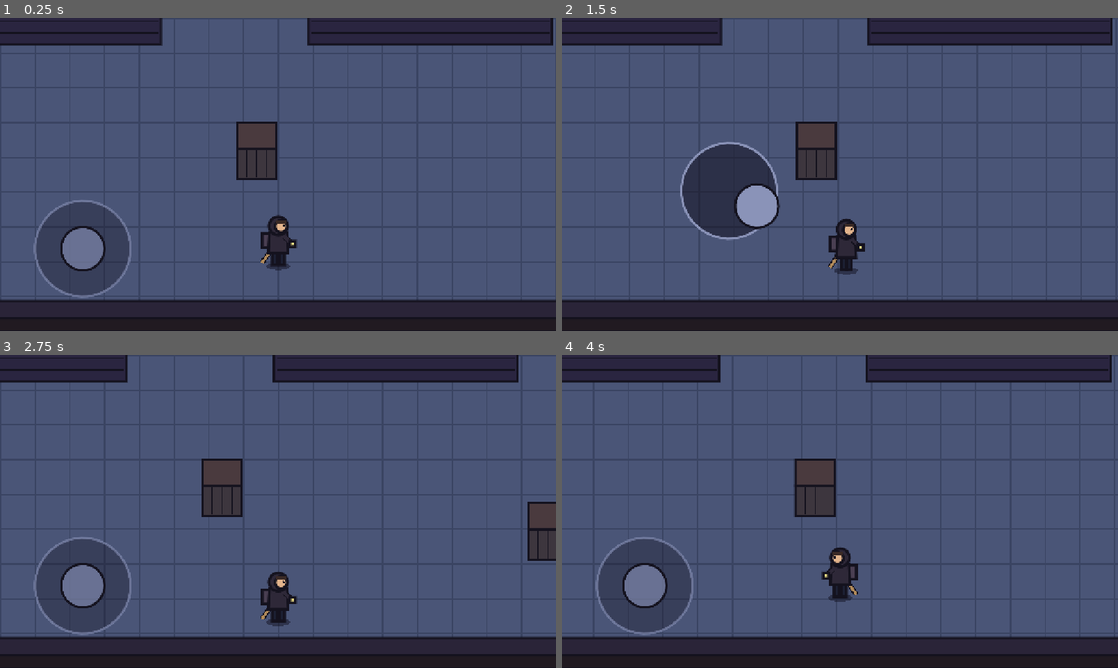
Above: before the commit, frames 1-4 (two rows, left to right).
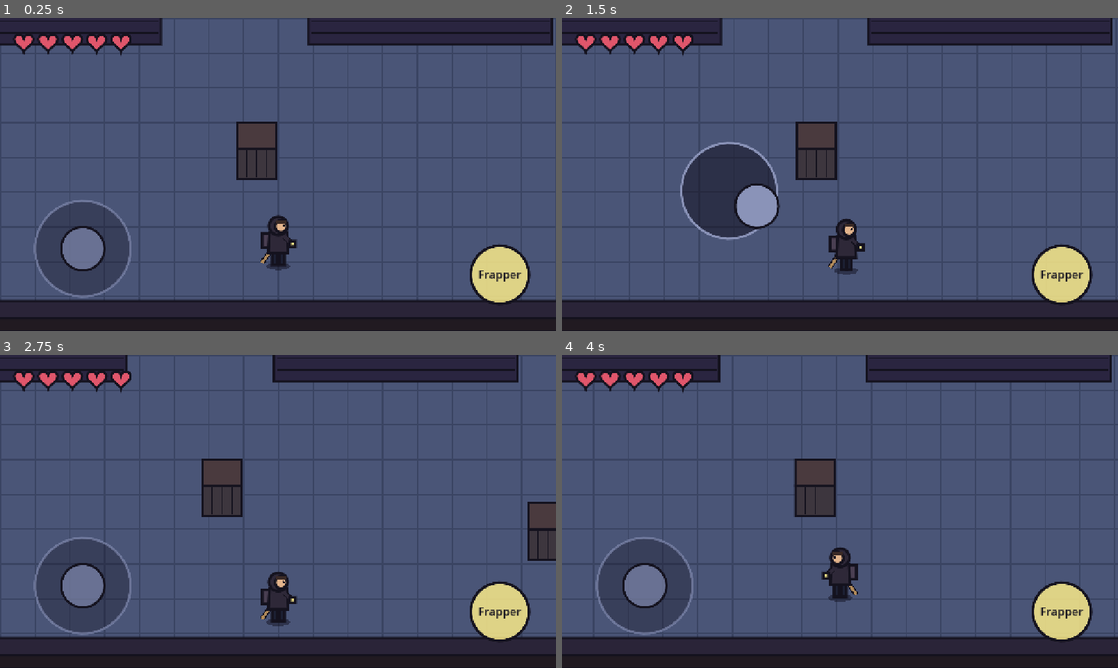
Above: after the commit, the same moments.

Repository: Krocky/zombie-escape
Game: Godot game, scene res://scenes/niveau.tscn
The game is run twice, just before and just after one commit, with the same random seed, the same clock (stepped at 60 frames per second) and the same inputs.
Inputs (mouse positions are in pixels of both pictures, inside the frame that each line leads up to):
- Up to frame 1 (0.25 s): no input
- Up to frame 2 (1.5 s): tap Enter at 0.5 s; move the mouse to (962, 158) at 0.52 s; click (962, 158) at 0.67 s; tap Space at 1.25 s; drag from (728, 190) to (812, 237) at 1.27 s
- Up to frame 3 (2.75 s): move the mouse to (333, 442) at 2.02 s; click (333, 442) at 2.17 s
- Up to frame 4 (4 s): drag from (812, 574) to (673, 464) at 2.77 s; move the mouse to (1006, 558) at 3.52 s; click (1006, 558) at 3.67 s

The runs differ from the first frame. In frame 1, 2.4% of the frame differs, in the area x 2-96%, y 5-92%; in frame 2, 2.4%; in frame 3, 2.4%; in frame 4, 2.4%.

Commit message:
Lot 1 étape (c) : attaque à la batte, cœurs du héros, dégâts au contact
Co-Authored-By: Claude Opus 5.5 <noreply@anthropic.com>
Claude-Session: https://claude.ai/code/session_01HtEy4yENqrimfXArnMF98u

Diff:
--- a/data/palette.gd
+++ b/data/palette.gd
@@ -44,3 +44,4 @@
 const UI_FOND := Color(0.08, 0.07, 0.13, 0.55)
 const UI_BORD := Color("8a93b8")
 const UI_TEXTE := Color("e8e4f0")
+const COEUR := Color("e0566b")
--- a/data/reglages.gd
+++ b/data/reglages.gd
@@ -5,6 +5,14 @@
 
 # --- Héros ---
 const HEROS_VITESSE := 260.0          # vitesse de déplacement du héros
+const HEROS_PV := 5                   # nombre de cœurs du héros
+const HEROS_INVULNERABLE := 1.0       # secondes où il ne prend plus de coup après avoir été touché
+const HEROS_RECUL := 400.0            # force du recul quand un zombie le touche
+
+# --- Attaque du héros (batte) ---
+const ATTAQUE_DEGATS := 1             # cœurs enlevés au zombie à chaque coup
+const ATTAQUE_PORTEE := 90.0          # distance à laquelle la batte touche
+const ATTAQUE_DELAI := 0.5            # secondes entre deux coups
 
 # --- Joystick ---
 const JOYSTICK_ZONE_MORTE := 0.2      # entre 0 et 1 : en dessous, le héros ne bouge pas
@@ -12,12 +20,20 @@
 # --- Zombie lent (gros et résistant) ---
 const ZOMBIE_LENT_VITESSE := 140.0             # vitesse quand il te poursuit
 const ZOMBIE_LENT_VITESSE_PATROUILLE := 55.0   # vitesse quand il se promène
+const ZOMBIE_LENT_PV := 4                      # nombre de coups de batte pour le battre
+const ZOMBIE_LENT_DEGATS := 1                  # cœurs qu'il t'enlève quand il te touche
 
 # --- Zombie rapide (maigre et fragile) ---
 const ZOMBIE_RAPIDE_VITESSE := 210.0
 const ZOMBIE_RAPIDE_VITESSE_PATROUILLE := 80.0
+const ZOMBIE_RAPIDE_PV := 2
+const ZOMBIE_RAPIDE_DEGATS := 1
 
 # --- Tous les zombies ---
 const ZOMBIE_DISTANCE_DETECTION := 350.0   # à cette distance, le zombie te repère
 const ZOMBIE_DISTANCE_ABANDON := 600.0     # plus loin que ça, il commence à t'oublier
 const ZOMBIE_DELAI_ABANDON := 2.0          # secondes loin de lui avant qu'il abandonne
+const ZOMBIE_PORTEE_CONTACT := 45.0       # distance à laquelle il te touche
+const ZOMBIE_DELAI_DEGATS := 1.0          # secondes entre deux coups du même zombie
+const ZOMBIE_RECUL := 350.0               # force du recul quand tu le frappes
+const ZOMBIE_ETOURDI := 0.4               # secondes où il est sonné après un coup
--- /dev/null
+++ b/scenes/bouton_tactile.tscn
@@ -0,0 +1,12 @@
+[gd_scene load_steps=2 format=3]
+
+[ext_resource type="Script" path="res://scripts/bouton_tactile.gd" id="1_bouton"]
+
+[node name="BoutonTactile" type="Control"]
+custom_minimum_size = Vector2(140, 140)
+layout_mode = 3
+anchors_preset = 0
+offset_right = 140.0
+offset_bottom = 140.0
+mouse_filter = 2
+script = ExtResource("1_bouton")
--- a/scenes/hud.tscn
+++ b/scenes/hud.tscn
@@ -1,10 +1,28 @@
-[gd_scene load_steps=3 format=3]
+[gd_scene load_steps=5 format=3]
 
 [ext_resource type="Script" path="res://scripts/hud.gd" id="1_hud"]
 [ext_resource type="PackedScene" path="res://scenes/joystick.tscn" id="2_joy"]
+[ext_resource type="PackedScene" path="res://scenes/bouton_tactile.tscn" id="3_bouton"]
+[ext_resource type="PackedScene" path="res://scenes/jauge_pv.tscn" id="4_jauge"]
 
 [node name="HUD" type="CanvasLayer"]
 layer = 10
 script = ExtResource("1_hud")
 
 [node name="Joystick" parent="." instance=ExtResource("2_joy")]
+
+[node name="BoutonAttaquer" parent="." instance=ExtResource("3_bouton")]
+anchors_preset = 3
+anchor_left = 1.0
+anchor_top = 1.0
+anchor_right = 1.0
+anchor_bottom = 1.0
+offset_left = -200.0
+offset_top = -200.0
+offset_right = -60.0
+offset_bottom = -60.0
+grow_horizontal = 0
+grow_vertical = 0
+texte = "Frapper"
+
+[node name="JaugePV" parent="." instance=ExtResource("4_jauge")]
--- /dev/null
+++ b/scenes/jauge_pv.tscn
@@ -0,0 +1,13 @@
+[gd_scene load_steps=2 format=3]
+
+[ext_resource type="Script" path="res://scripts/jauge_pv.gd" id="1_jauge"]
+
+[node name="JaugePV" type="Control"]
+layout_mode = 3
+anchors_preset = 0
+offset_left = 24.0
+offset_top = 24.0
+offset_right = 324.0
+offset_bottom = 84.0
+mouse_filter = 2
+script = ExtResource("1_jauge")
--- /dev/null
+++ b/scripts/bouton_tactile.gd
@@ -0,0 +1,49 @@
+extends Control
+## Bouton rond tactile qui marche avec plusieurs doigts (le joystick peut rester appuyé).
+
+signal appuye
+
+@export var texte := "Bouton"
+@export var couleur := Color.WHITE
+## Un bouton inactif est grisé et ne réagit pas.
+@export var actif := true:
+	set(valeur):
+		actif = valeur
+		queue_redraw()
+
+var _doigt := -1
+
+
+func _input(event: InputEvent) -> void:
+	if not event is InputEventScreenTouch:
+		return
+	if event.pressed and _doigt == -1 and _touche(event.position):
+		_doigt = event.index
+		get_viewport().set_input_as_handled()
+		if actif:
+			appuye.emit()
+		queue_redraw()
+	elif not event.pressed and event.index == _doigt:
+		_doigt = -1
+		queue_redraw()
+
+
+func _touche(position_ecran: Vector2) -> bool:
+	var rect := get_global_rect()
+	return rect.get_center().distance_to(position_ecran) <= rect.size.x / 2.0
+
+
+func _draw() -> void:
+	var centre := size / 2.0
+	var rayon := size.x / 2.0 - 3.0
+	var fond := couleur if actif else Palette.UI_FOND
+	if _doigt != -1 and actif:
+		fond = fond.lightened(0.3)
+	draw_circle(centre, rayon, fond * Color(1, 1, 1, 0.85))
+	draw_arc(centre, rayon, 0, TAU, 48, Palette.CONTOUR, 5.0, true)
+	var police := ThemeDB.fallback_font
+	var taille_police := 26
+	var largeur := police.get_string_size(texte, HORIZONTAL_ALIGNMENT_LEFT, -1, taille_police).x
+	var couleur_texte := Palette.CONTOUR if actif else Palette.UI_BORD
+	draw_string(police, centre + Vector2(-largeur / 2.0, taille_police * 0.35), texte,
+		HORIZONTAL_ALIGNMENT_LEFT, -1, taille_police, couleur_texte)
--- a/scripts/heros.gd
+++ b/scripts/heros.gd
@@ -2,14 +2,52 @@
 ## Le héros : capuche, sac à dos, batte, lampe torche.
 ## Origine = aux pieds (tri par Y).
 
+## La batte frappe : le niveau décide quels zombies sont touchés.
+signal attaque(origine: Vector2, sens: Vector2)
+signal pv_change(pv: int, pv_max: int)
+signal mort
+
+const DUREE_COUP := 0.2
+
 var _direction := Vector2.ZERO
 var _regarde_gauche := false
 var _temps := 0.0
+var _pv := Reglages.HEROS_PV
+var _recul := Vector2.ZERO
+var _invulnerable := 0.0
+var _recharge_attaque := 0.0
+var _coup := 0.0   # temps restant de l'animation de coup de batte
+
+
+func _ready() -> void:
+	pv_change.emit.call_deferred(_pv, Reglages.HEROS_PV)
 
 
 ## Appelé par le niveau quand le joystick bouge.
 func definir_direction(direction: Vector2) -> void:
 	_direction = direction
+
+
+## Appelé par le niveau quand on appuie sur Frapper.
+func attaquer() -> void:
+	if _pv <= 0 or _recharge_attaque > 0.0:
+		return
+	_recharge_attaque = Reglages.ATTAQUE_DELAI
+	_coup = DUREE_COUP
+	attaque.emit(global_position, Vector2(-1 if _regarde_gauche else 1, 0))
+
+
+## Appelé par le niveau quand un zombie touche le héros.
+func recevoir_degats(degats: int, depuis: Vector2) -> void:
+	if _pv <= 0 or _invulnerable > 0.0:
+		return
+	_pv = maxi(_pv - degats, 0)
+	_invulnerable = Reglages.HEROS_INVULNERABLE
+	_recul = depuis.direction_to(global_position) * Reglages.HEROS_RECUL
+	pv_change.emit(_pv, Reglages.HEROS_PV)
+	if _pv == 0:
+		_direction = Vector2.ZERO
+		mort.emit()
 
 
 func regler_limites_camera(limites: Rect2) -> void:
@@ -22,7 +60,12 @@
 
 
 func _physics_process(delta: float) -> void:
-	velocity = _direction * Reglages.HEROS_VITESSE
+	_invulnerable = maxf(_invulnerable - delta, 0.0)
+	_recharge_attaque = maxf(_recharge_attaque - delta, 0.0)
+	_coup = maxf(_coup - delta, 0.0)
+	var direction := _direction if _pv > 0 else Vector2.ZERO
+	velocity = direction * Reglages.HEROS_VITESSE + _recul
+	_recul = _recul.move_toward(Vector2.ZERO, 2000.0 * delta)
 	move_and_slide()
 	if absf(_direction.x) > 0.1:
 		_regarde_gauche = _direction.x < 0.0
@@ -37,7 +80,13 @@
 	var s := -1.0 if _regarde_gauche else 1.0  # sens du regard
 	var pas := sin(_temps * 14.0) * 4.0         # balancement des jambes
 	var rebond := absf(sin(_temps * 14.0)) * 2.0
-	draw_set_transform(Vector2.ZERO, 0.0, Vector2(1.25, 1.25))
+	if _pv <= 0:
+		# K.O. : couché par terre
+		draw_set_transform(Vector2(0, -10), -s * PI / 2.0, Vector2(1.25, 1.25))
+	else:
+		draw_set_transform(Vector2.ZERO, 0.0, Vector2(1.25, 1.25))
+	# Clignote quand il vient d'être touché
+	modulate.a = 0.35 if _invulnerable > 0.0 and int(_invulnerable * 12.0) % 2 == 0 else 1.0
 
 	# Ombre au sol
 	Dessin.ellipse(self, Vector2(0, 0), Vector2(22, 7), Palette.OMBRE, false)
@@ -46,9 +95,10 @@
 	Dessin.rect(self, Rect2(2 - pas * 0.5, -26, 9, 24), Palette.HEROS_JEAN)
 	# Sac à dos (côté opposé au regard)
 	Dessin.rect(self, Rect2(-s * 22 - 8, -60 - rebond, 16, 26), Palette.HEROS_SAC)
-	# Batte dans la main arrière
-	draw_line(Vector2(-s * 10, -34 - rebond), Vector2(-s * 30, -6), Palette.CONTOUR, 9.0)
-	draw_line(Vector2(-s * 10, -34 - rebond), Vector2(-s * 30, -6), Palette.BATTE, 5.0)
+	# Batte dans la main arrière (au repos)
+	if _coup == 0.0:
+		draw_line(Vector2(-s * 10, -34 - rebond), Vector2(-s * 30, -6), Palette.CONTOUR, 9.0)
+		draw_line(Vector2(-s * 10, -34 - rebond), Vector2(-s * 30, -6), Palette.BATTE, 5.0)
 	# Corps (veste)
 	Dessin.polygone(self, PackedVector2Array([
 		Vector2(-16, -62 - rebond), Vector2(16, -62 - rebond),
@@ -62,3 +112,12 @@
 	Dessin.cercle(self, Vector2(s * 5, -73 - rebond), 11, Palette.HEROS_PEAU)
 	draw_rect(Rect2(s * 5 - 9, -84 - rebond, 18, 5), Palette.HEROS_CHEVEUX)
 	draw_circle(Vector2(s * 10, -74 - rebond), 2.0, Palette.CONTOUR)
+	# Coup de batte : la batte balaie devant le héros
+	if _coup > 0.0:
+		var avance := 1.0 - _coup / DUREE_COUP
+		var angle := lerpf(-PI * 0.6, PI * 0.25, avance)
+		var main := Vector2(s * 14, -46)
+		var bout := main + Vector2(s * cos(angle), sin(angle)) * 46.0
+		draw_arc(main, 46.0, -PI * 0.6 if s > 0 else PI * 1.6, angle if s > 0 else PI - angle, 12, Palette.LAMPE * Color(1, 1, 1, 0.5), 6.0)
+		draw_line(main, bout, Palette.CONTOUR, 11.0)
+		draw_line(main, bout, Palette.BATTE, 7.0)
--- a/scripts/hud.gd
+++ b/scripts/hud.gd
@@ -2,7 +2,14 @@
 ## Interface tactile. Relaie les commandes du joueur vers le niveau par signaux.
 
 signal deplacement(direction: Vector2)
+signal attaque
 
 
 func _ready() -> void:
 	$Joystick.direction_changee.connect(deplacement.emit)
+	$BoutonAttaquer.couleur = Palette.LAMPE
+	$BoutonAttaquer.appuye.connect(attaque.emit)
+
+
+func afficher_pv(pv: int, pv_max: int) -> void:
+	$JaugePV.afficher(pv, pv_max)
--- /dev/null
+++ b/scripts/jauge_pv.gd
@@ -0,0 +1,29 @@
+extends Control
+## Les cœurs du héros, en haut à gauche.
+
+var _pv := 0
+var _pv_max := 0
+
+
+func afficher(pv: int, pv_max: int) -> void:
+	_pv = pv
+	_pv_max = pv_max
+	queue_redraw()
+
+
+func _draw() -> void:
+	for i in _pv_max:
+		var c := Vector2(30 + i * 56, 30)
+		var plein := i < _pv
+		_coeur(c, Palette.COEUR if plein else Palette.UI_FOND)
+
+
+func _coeur(c: Vector2, couleur: Color) -> void:
+	var points := PackedVector2Array()
+	for k in 32:
+		var t := TAU * k / 32.0
+		# Courbe de cœur classique, mise à l'échelle
+		var x := 16.0 * pow(sin(t), 3)
+		var y := -(13.0 * cos(t) - 5.0 * cos(2 * t) - 2.0 * cos(3 * t) - cos(4 * t))
+		points.append(c + Vector2(x, y) * 1.4)
+	Dessin.polygone(self, points, couleur)
--- a/scripts/niveau.gd
+++ b/scripts/niveau.gd
@@ -5,16 +5,42 @@
 const CARREAU := 80.0
 
 
+var _heros_mort := false
+
+@onready var _heros := $Monde/Heros
+
+
 func _ready() -> void:
-	$HUD.deplacement.connect($Monde/Heros.definir_direction)
-	$Monde/Heros.regler_limites_camera(Rect2(Vector2.ZERO, TAILLE))
+	$HUD.deplacement.connect(_heros.definir_direction)
+	$HUD.attaque.connect(_heros.attaquer)
+	_heros.attaque.connect(_sur_attaque)
+	_heros.pv_change.connect($HUD.afficher_pv)
+	_heros.mort.connect(_sur_mort)
+	_heros.regler_limites_camera(Rect2(Vector2.ZERO, TAILLE))
+	for zombie in get_tree().get_nodes_in_group("zombies"):
+		zombie.touche_heros.connect(_heros.recevoir_degats)
 
 
 func _physics_process(_delta: float) -> void:
 	# Chaque zombie connaît la position du héros (il décide lui-même s'il le voit).
-	var position_heros: Vector2 = $Monde/Heros.global_position
+	var position_heros: Vector2 = Vector2.INF if _heros_mort else _heros.global_position
 	for zombie in get_tree().get_nodes_in_group("zombies"):
 		zombie.connaitre_position_heros(position_heros)
+
+
+## La batte touche les zombies proches, devant le héros (ou juste au-dessus/en dessous).
+func _sur_attaque(origine: Vector2, sens: Vector2) -> void:
+	for zombie in get_tree().get_nodes_in_group("zombies"):
+		var vers_zombie: Vector2 = zombie.global_position - origine
+		if vers_zombie.length() <= Reglages.ATTAQUE_PORTEE and vers_zombie.normalized().dot(sens) > -0.3:
+			zombie.recevoir_coup(Reglages.ATTAQUE_DEGATS, origine)
+
+
+## Étape (c) : en attendant l'écran « Retour à la base » (étape e), on recommence le niveau.
+func _sur_mort() -> void:
+	_heros_mort = true
+	await get_tree().create_timer(2.0).timeout
+	get_tree().reload_current_scene()
 
 
 func _draw() -> void:
--- a/scripts/zombie.gd
+++ b/scripts/zombie.gd
@@ -2,6 +2,9 @@
 ## Un zombie : il patrouille, poursuit le héros s'il le repère, puis abandonne.
 ## Le niveau lui donne la position du héros (connaitre_position_heros).
 ## Origine = aux pieds (tri par Y).
+
+## Le zombie touche le héros : le niveau transmet les dégâts.
+signal touche_heros(degats: int, depuis: Vector2)
 
 enum Type { LENT, RAPIDE }
 enum Etat { PATROUILLE, POURSUITE, RETOUR }
@@ -17,6 +20,12 @@
 var _temps_loin := 0.0
 var _regarde_gauche := false
 var _temps := 0.0
+var _pv := 1
+var _recul := Vector2.ZERO
+var _etourdi := 0.0
+var _delai_coup := 0.0
+var _flash := 0.0
+var _disparition := 0.0   # > 0 : le zombie est battu et disparaît
 
 
 func connaitre_position_heros(position_heros: Vector2) -> void:
@@ -25,6 +34,27 @@
 
 func _ready() -> void:
 	_depart = global_position
+	_pv = Reglages.ZOMBIE_LENT_PV if type == Type.LENT else Reglages.ZOMBIE_RAPIDE_PV
+
+
+## Appelé par le niveau quand la batte du héros le touche.
+func recevoir_coup(degats: int, depuis: Vector2) -> void:
+	if _disparition > 0.0:
+		return
+	_pv -= degats
+	_recul = depuis.direction_to(global_position) * Reglages.ZOMBIE_RECUL
+	_etourdi = Reglages.ZOMBIE_ETOURDI
+	_flash = 0.15
+	_changer_etat(Etat.POURSUITE)
+	if _pv <= 0:
+		# Battu : il tombe et disparaît en fumée (pas de gore)
+		_disparition = 0.6
+		remove_from_group("zombies")
+		$CollisionShape2D.set_deferred("disabled", true)
+
+
+func _degats() -> int:
+	return Reglages.ZOMBIE_LENT_DEGATS if type == Type.LENT else Reglages.ZOMBIE_RAPIDE_DEGATS
 
 
 func _vitesse() -> float:
@@ -34,6 +64,15 @@
 
 
 func _physics_process(delta: float) -> void:
+	_flash = maxf(_flash - delta, 0.0)
+	if _disparition > 0.0:
+		_disparition -= delta
+		queue_redraw()
+		if _disparition <= 0.0:
+			queue_free()
+		return
+	_etourdi = maxf(_etourdi - delta, 0.0)
+	_delai_coup = maxf(_delai_coup - delta, 0.0)
 	var distance_heros := global_position.distance_to(_position_heros)
 	var cible := global_position
 	match _etat:
@@ -54,8 +93,15 @@
 			if _temps_loin > Reglages.ZOMBIE_DELAI_ABANDON:
 				_changer_etat(Etat.RETOUR)
 
+	if _etat == Etat.POURSUITE and distance_heros < Reglages.ZOMBIE_PORTEE_CONTACT and _delai_coup == 0.0 and _etourdi == 0.0:
+		_delai_coup = Reglages.ZOMBIE_DELAI_DEGATS
+		touche_heros.emit(_degats(), global_position)
+
 	var direction := global_position.direction_to(cible) if global_position.distance_to(cible) > 4.0 else Vector2.ZERO
-	velocity = direction * _vitesse()
+	if _etourdi > 0.0:
+		direction = Vector2.ZERO
+	velocity = direction * _vitesse() + _recul
+	_recul = _recul.move_toward(Vector2.ZERO, 2000.0 * delta)
 	move_and_slide()
 	if absf(direction.x) > 0.1:
 		_regarde_gauche = direction.x < 0.0
@@ -72,13 +118,22 @@
 	var s := -1.0 if _regarde_gauche else 1.0
 	var pas := sin(_temps * 8.0) * 4.0
 	var tangue := sin(_temps * 4.0) * 2.0
-	draw_set_transform(Vector2.ZERO, 0.0, Vector2(1.25, 1.25))
+	modulate = Color(2.0, 2.0, 2.0) if _flash > 0.0 else Color.WHITE  # éclair quand il est frappé
+	if _disparition > 0.0:
+		# Il bascule en arrière et s'efface
+		var avance := 1.0 - _disparition / 0.6
+		modulate.a = 1.0 - avance
+		draw_set_transform(Vector2.ZERO, -s * avance * PI / 2.0, Vector2(1.25, 1.25) * (1.0 - avance * 0.3))
+	else:
+		draw_set_transform(Vector2.ZERO, 0.0, Vector2(1.25, 1.25))
 	Dessin.ellipse(self, Vector2.ZERO, Vector2(26 if type == Type.LENT else 18, 8), Palette.OMBRE, false)
 	if type == Type.LENT:
 		_dessiner_gros(s, pas, tangue)
 	else:
 		_dessiner_maigre(s, pas, tangue)
-	if _etat == Etat.POURSUITE:
+	if _etourdi > 0.0 and _disparition <= 0.0:
+		_dessiner_etoiles(Vector2(0, -116 if type == Type.LENT else -110))
+	elif _etat == Etat.POURSUITE and _disparition <= 0.0:
 		_dessiner_alerte(Vector2(0, -116 if type == Type.LENT else -110))
 
 
@@ -128,3 +183,12 @@
 	Dessin.polygone(self, PackedVector2Array([
 		p + Vector2(-7, -26), p + Vector2(7, -26), p + Vector2(4, -4), p + Vector2(-4, -4)]), Palette.LAMPE)
 	Dessin.cercle(self, p + Vector2(0, 5), 5, Palette.LAMPE)
+
+
+func _dessiner_etoiles(p: Vector2) -> void:
+	# Petites étoiles qui tournent : le zombie est sonné
+	for i in 3:
+		var a := _temps * 6.0 + TAU * i / 3.0
+		var c := p + Vector2(cos(a) * 18.0, sin(a) * 6.0 - 6.0)
+		draw_circle(c, 7.0, Palette.CONTOUR)
+		draw_circle(c, 5.0, Palette.LAMPE)
Not shown, added: scripts/bouton_tactile.gd.uid
Not shown, added: scripts/jauge_pv.gd.uid
Not shown, changed: CLAUDE.md
